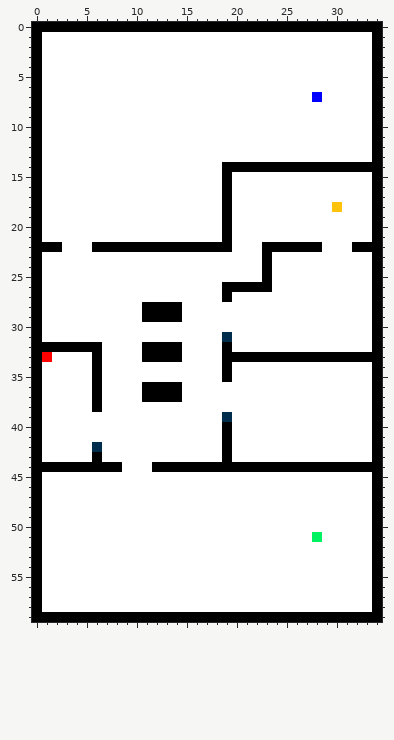
Edited in one commit: pixel-art sprite (assets/map.png). The first picture shows the starting point.
The file is 35x60 pixels.
New version:
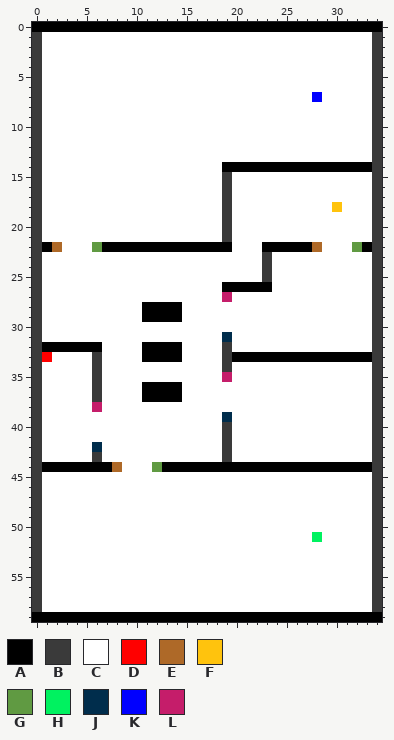
Palette (. is transparent): A #000000  B #3a3a3a  C #ffffff  D #ff0000  E #ae6928  F #ffc30d  G #609a42  H #00f260  J #002d4c  K #0000ff  L #c51d6a
Changes in this commit:
Changed rows in their new state; - is an unchanged pixel.
first column x 0:
 1 B---------------------------------B
 2 B---------------------------------B
 3 B---------------------------------B
 4 B---------------------------------B
 5 B---------------------------------B
 6 B---------------------------------B
 7 B---------------------------------B
 8 B---------------------------------B
 9 B---------------------------------B
10 B---------------------------------B
11 B---------------------------------B
12 B---------------------------------B
13 B---------------------------------B
14 B---------------------------------B
15 B------------------B--------------B
16 B------------------B--------------B
17 B------------------B--------------B
18 B------------------B--------------B
19 B------------------B--------------B
20 B------------------B--------------B
21 B------------------B--------------B
22 B-E---G---------------------E---G-B
23 B----------------------B----------B
24 B----------------------B----------B
25 B----------------------B----------B
26 B---------------------------------B
27 B------------------L--------------B
28 B---------------------------------B
29 B---------------------------------B
30 B---------------------------------B
31 B---------------------------------B
32 B------------------B--------------B
33 B-----B------------B--------------B
34 B-----B------------B--------------B
35 B-----B------------L--------------B
36 B-----B---------------------------B
37 B-----B---------------------------B
38 B-----L---------------------------B
39 B---------------------------------B
40 B------------------B--------------B
41 B------------------B--------------B
42 B------------------B--------------B
43 B-----B------------B--------------B
44 B-------E---G---------------------B
45 B---------------------------------B
46 B---------------------------------B
47 B---------------------------------B
48 B---------------------------------B
49 B---------------------------------B
50 B---------------------------------B
51 B---------------------------------B
52 B---------------------------------B
53 B---------------------------------B
54 B---------------------------------B
55 B---------------------------------B
56 B---------------------------------B
57 B---------------------------------B
58 B---------------------------------B
Pixel boxes of the changes (left, top, right, bottom) in both pictures:
changed: (32, 32, 62, 612)
changed: (312, 32, 382, 612)
changed: (222, 172, 272, 382)
changed: (92, 242, 102, 252)
changed: (92, 352, 102, 412)
changed: (222, 422, 232, 462)
changed: (92, 452, 122, 472)
changed: (152, 462, 162, 472)
